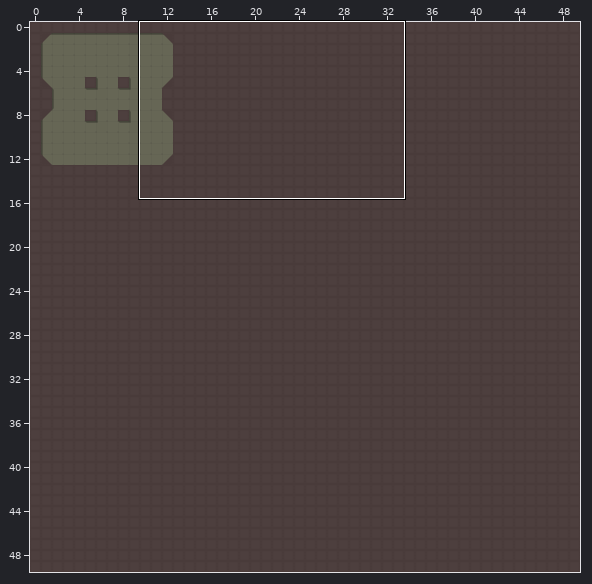
A Tiled map gets an edit: PvT/Assets/config/maps/level3.tmx. The picture above shows the old version from afar; the outline marks the close-up.
Close-up. Old version:
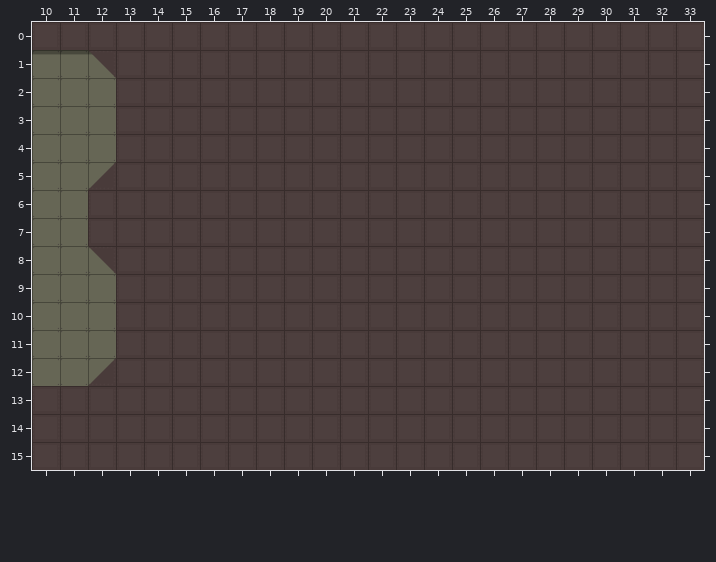
Cells are 128x128 px. Shown: x 10..33, y 0..15.
Now the later version:
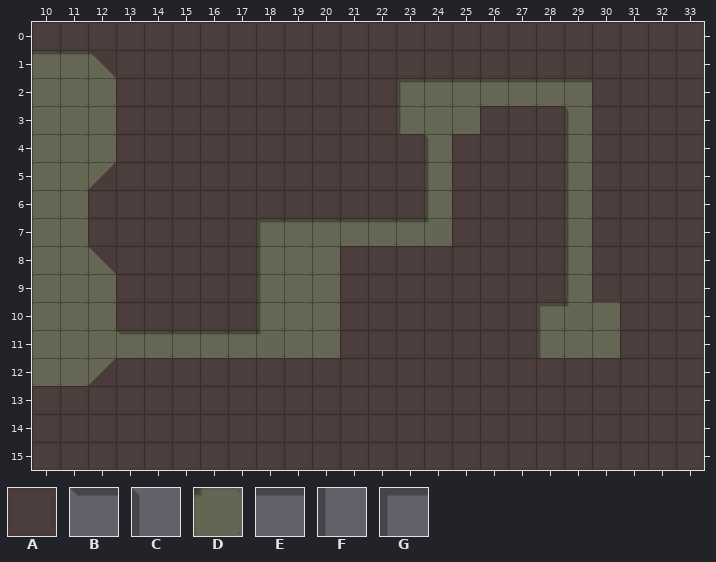
Key: from "MetalTiles": A 2, B 5, C 5 flipped on the diagonal, D 6, E 7, F 7 turned 270, G 8.
_ is an empty cell.
See-through tiles are keyed as they look on the map.
Change:
Layer "WallShadow":
The author put tile B in row 11 at x 13.
The author put tile C in row 3 at x 29; in row 4 at x 24.
The author put tile D in row 7 at x 24; in row 10 at x 29; in row 11 at x 18.
The author put tile E in row 2 at x 24 to 29; in row 7 at x 19 to 23; in row 11 at x 14 to 17.
The author put tile F in row 3 at x 23; in row 4 at x 29; in rows 5 to 6 at x 24 and 29; in row 7 at x 29; in rows 8 to 9 at x 18 and 29; in row 10 at x 18.
The author put tile F in row 11 at x 28.
The author put tile G in row 2 at x 23; in row 7 at x 18; in row 10 at x 28.
Layer "Walls":
The edit erases tile A in row 2 at x 23 to 29; in row 3 at x 23 to 25 and 29; in rows 4 to 6 at x 24 and 29; in row 7 at x 18 to 24 and 29; in rows 8 to 9 at x 18 to 20 and 29; in row 10 at x 18 to 20 and 28 to 30.
The edit erases tile A in row 11 at x 13 to 20 and 28 to 30.
Boxes around the changes in both close-ups, in picture pixels (x1, y1, x2, y2):
changed: (116, 78, 620, 358)
